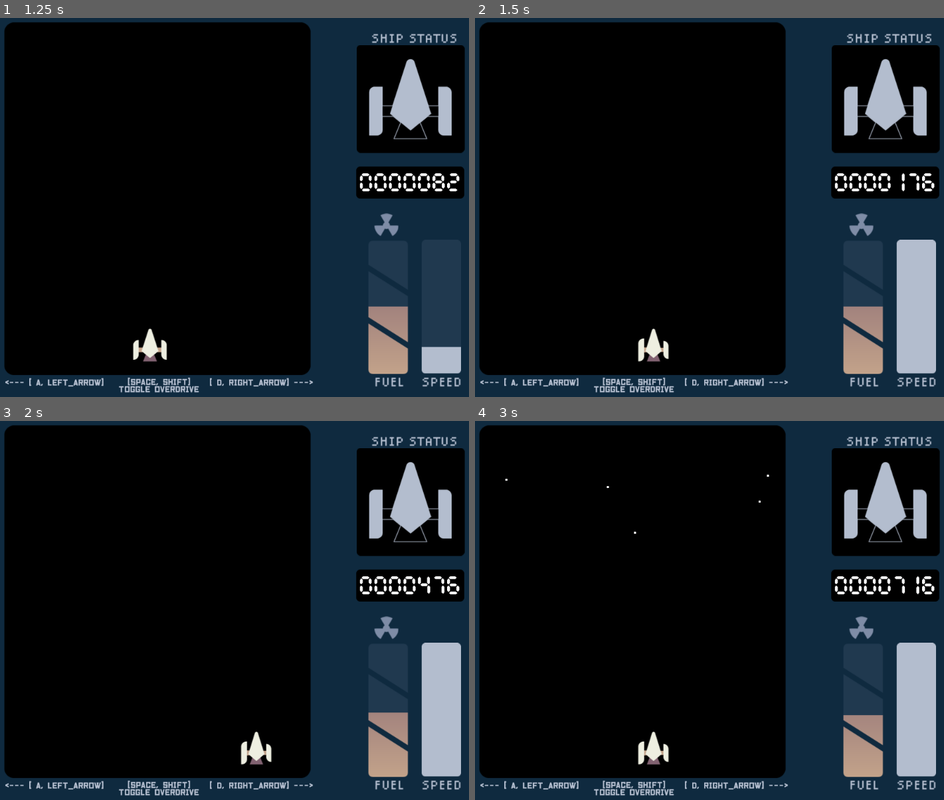
Above: before the commit, frames 1-4 (two rows, left to right).
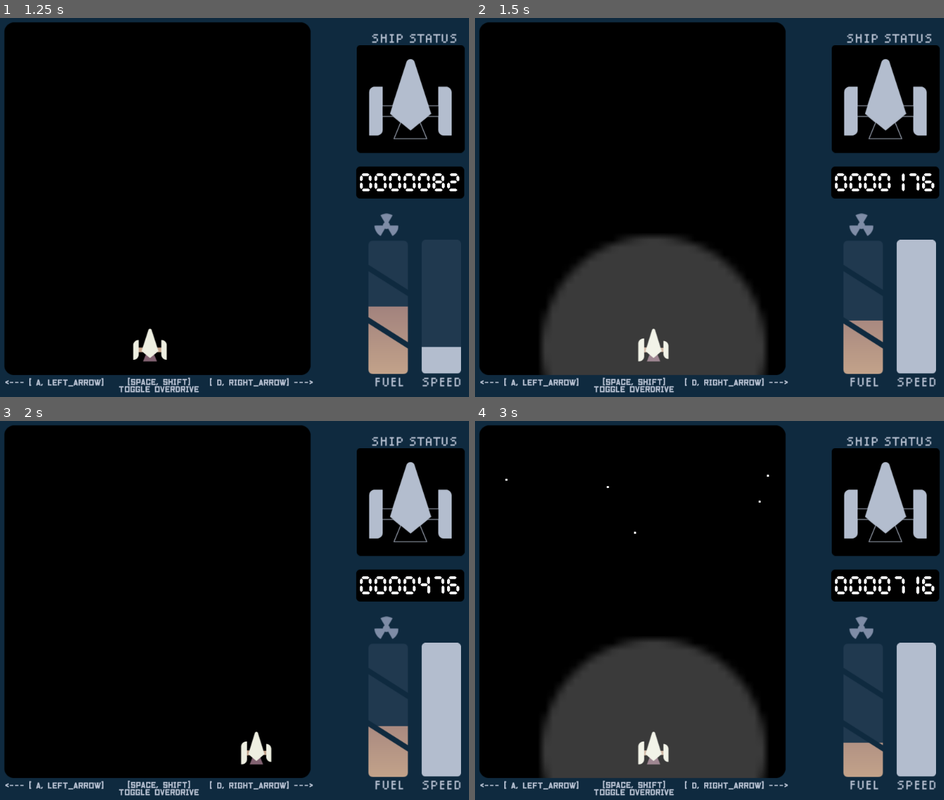
Above: after the commit, the same moments.

Repository: parkernalch/ld49-critical-mass
Game: Godot game, scene res://Main.tscn
Same seed, same stepped clock (60 frames per second), same inputs: the game is played once before the commit and once after it.
Inputs:
- Up to frame 1 (1.25 s): click "START" at 0.5 s
- Up to frame 2 (1.5 s): hold Right (ui_right) from 1.28 s (still down); tap Shift (ui_fire) at 1.35 s
- Up to frame 3 (2 s): keep holding Right (ui_right)
- Up to frame 4 (3 s): release Right (ui_right) at 2.03 s; hold Left (ui_left) 2.03-2.78 s; tap Shift (ui_fire) at 2.1, 2.85 s; hold Right (ui_right) from 2.78 s (still down)

Frame 1 is identical in both runs. In frame 2, 15% of the frame differs, in the area x 14-88%, y 57-95%; in frame 3, 0.3%; in frame 4, 15%.

Commit message:
audio tweaks and additional boost fx

Diff:
--- a/AudioManager.gd
+++ b/AudioManager.gd
@@ -7,6 +7,8 @@
 onready var start : AudioStreamPlayer = $Start
 onready var warning : AudioStreamPlayer = $Warning
 onready var in_game : AudioStreamPlayer = $GameMusic
+onready var boost_start : AudioStreamPlayer = $Boost
+onready var boost_end : AudioStreamPlayer = $BoostEnd
 
 var klaxxon_is_active : bool = false
 onready var klaxxon_timer : Timer = $KlaxxonTimer
@@ -16,6 +18,8 @@
 	Events.connect("ShipWasDestroyed", self, "play_sound", ['explosion'])
 	Events.connect("StartGame", self, "play_sound", ['start'])
 	Events.connect("PlayerFuelLevelChanged", self, "_on_player_fuelLevelChanged")
+	Events.connect("PlayerBoostStarted", self, "_on_player_boostStart")
+	Events.connect("PlayerBoostEnded", self, "_on_player_boostEnd")
 	klaxxon_timer.wait_time = 1.0
 	klaxxon_timer.connect('timeout', self, "play_sound", ['warning'])
 	pass
@@ -36,9 +40,28 @@
 			in_game.play()
 		'warning':
 			warning.play()
+		'boost_start':
+			boost_start.play()
+		'boost_end':
+			boost_end.play()
+
+func _on_player_boostStart():
+	play_sound('boost_start')
+	if in_game.playing:
+		in_game.pitch_scale = 1.2
+	pass
+
+func _on_player_boostEnd():
+	play_sound('boost_end')
+	if in_game.playing:
+		in_game.pitch_scale = 1.0
+	pass
 
 func _on_player_tookDamage(array):
 	play_sound('hit')
+	in_game.stop()
+	if array.count(true) > 0:
+		in_game.play()
 
 func _on_player_fuelLevelChanged(new_level):
 	if new_level > 80 and not klaxxon_is_active:
--- a/Game.tscn
+++ b/Game.tscn
@@ -46,6 +46,19 @@
 [node name="KillZone" parent="." instance=ExtResource( 4 )]
 position = Vector2( 4.41382, 451.114 )
 
+[node name="KillZone2" parent="." instance=ExtResource( 4 )]
+position = Vector2( 4.41382, -488.886 )
+
+[node name="KillZone3" parent="." instance=ExtResource( 4 )]
+position = Vector2( 386.414, 75.114 )
+rotation = 1.5708
+scale = Vector2( 2, 1 )
+
+[node name="KillZone4" parent="." instance=ExtResource( 4 )]
+position = Vector2( -387.586, 69.114 )
+rotation = 1.5708
+scale = Vector2( 2, 1 )
+
 [node name="left_bound" type="StaticBody2D" parent="."]
 position = Vector2( -281.157, 303.676 )
 collision_layer = 16
--- a/Global/Events.gd
+++ b/Global/Events.gd
@@ -4,6 +4,8 @@
 signal PlayerTookDamage(areas_are_healthy)
 signal PlayerPickedUpPower(power)
 signal PlayerMovementSpeedChanged(new_speed)
+signal PlayerBoostStarted()
+signal PlayerBoostEnded()
 signal ShipWasDestroyed()
 signal GameEndedPlayer(stats)
 signal GameEndedOdometer(value)
--- a/Main.tscn
+++ b/Main.tscn
@@ -19,6 +19,8 @@
 [ext_resource path="res://sounds/start.wav" type="AudioStream" id=17]
 [ext_resource path="res://AudioManager.gd" type="Script" id=18]
 [ext_resource path="res://sounds/in_game.wav" type="AudioStream" id=19]
+[ext_resource path="res://sounds/boost_end.wav" type="AudioStream" id=20]
+[ext_resource path="res://sounds/boost_start.wav" type="AudioStream" id=21]
 
 [sub_resource type="Environment" id=1]
 background_mode = 1
@@ -358,6 +360,12 @@
 [node name="Explosion" type="AudioStreamPlayer" parent="AudioManager"]
 stream = ExtResource( 15 )
 
+[node name="Boost" type="AudioStreamPlayer" parent="AudioManager"]
+stream = ExtResource( 21 )
+
+[node name="BoostEnd" type="AudioStreamPlayer" parent="AudioManager"]
+stream = ExtResource( 20 )
+
 [node name="Hit" type="AudioStreamPlayer" parent="AudioManager"]
 stream = ExtResource( 14 )
 
--- a/Obstacle.gd
+++ b/Obstacle.gd
@@ -2,16 +2,25 @@
 class_name Obstacle
 
 var angular_velocity : float = 0.0
+var repulse_vector : Vector2 = Vector2.ZERO
 
 func _ready():
 	rotation_degrees = rand_range(0, 180)
 	Events.connect("ShipWasDestroyed", self, "_on_ship_wasDestroyed")
+	add_to_group('obstacles')
 	pass
 
 func _physics_process(delta):
-	rotation_degrees += angular_velocity * delta
-	move_and_collide(Vector2.DOWN * Global.travel_speed)
+	if repulse_vector == Vector2.ZERO:
+		rotation_degrees += angular_velocity * delta
+		move_and_collide(Vector2.DOWN * Global.travel_speed)
+	else:
+		rotation_degrees += angular_velocity * delta * 5.0
+		move_and_collide(repulse_vector)
 
 func _on_ship_wasDestroyed():
 	set_physics_process(false)
 	Events.connect("StartGame", self, "queue_free")
+
+func repulse(direction, magnitude):
+	repulse_vector = direction * magnitude
--- a/Player.gd
+++ b/Player.gd
@@ -23,6 +23,7 @@
 onready var left_wing_particles : CPUParticles2D = $damaged_left_wing
 onready var body_particles : CPUParticles2D = $damaged_body
 onready var explosion_particles : CPUParticles2D = $explosion
+onready var repulse_particles : CPUParticles2D = $repulse
 
 func _ready():
 	spawn_location = transform.origin
@@ -95,15 +96,26 @@
 
 func boost_start():
 	fuel_timer.start()
+	fuel_level -= 10
+	Events.emit_signal("PlayerFuelLevelChanged", fuel_level)
+	Events.emit_signal("PlayerBoostStarted")
 	is_collecting = false
 	is_boosting = true
 	fuel_timer.wait_time = 1.0 / boost_speed
 	Events.emit_signal("PlayerMovementSpeedChanged", boost_speed)
 
+	repulse_particles.emitting = true
+	var obstacles = get_tree().get_nodes_in_group('obstacles')
+	for ob in obstacles:
+		var dist = (ob.transform.origin - transform.origin)
+		if dist.length_squared() < 100000:
+			ob.repulse(dist.normalized(), 50.0)
+
 func boost_end():
 	fuel_timer.stop()
 	is_collecting = true
 	is_boosting = false
+	Events.emit_signal("PlayerBoostEnded")
 	Events.emit_signal("PlayerMovementSpeedChanged", vertical_speed)
 
 func _on_fuelTimer_timeout():
--- a/Player.tscn
+++ b/Player.tscn
@@ -21,6 +21,12 @@
 [sub_resource type="Gradient" id=5]
 offsets = PoolRealArray( 0, 0.123134, 1 )
 colors = PoolColorArray( 0.955078, 0.636796, 0.0596924, 1, 0.490234, 0.490234, 0.490234, 1, 1, 1, 1, 1 )
+
+[sub_resource type="Curve" id=6]
+_data = [ Vector2( 0, 0 ), 0.0, 2.38826, 0, 0, Vector2( 0.989691, 1 ), 0.0375778, 0.0, 0, 0 ]
+
+[sub_resource type="Gradient" id=7]
+colors = PoolColorArray( 1, 1, 1, 1, 1, 1, 1, 0 )
 
 [node name="Player" type="KinematicBody2D"]
 script = ExtResource( 1 )
@@ -95,3 +101,18 @@
 scale_amount = 0.6
 scale_amount_curve = SubResource( 4 )
 color_ramp = SubResource( 5 )
+
+[node name="repulse" type="CPUParticles2D" parent="."]
+position = Vector2( 0.145782, 6.24334 )
+emitting = false
+amount = 1
+lifetime = 0.13
+one_shot = true
+explosiveness = 1.0
+randomness = 1.0
+texture = ExtResource( 3 )
+direction = Vector2( 0, 0 )
+gravity = Vector2( 0, 0 )
+scale_amount = 15.0
+scale_amount_curve = SubResource( 6 )
+color_ramp = SubResource( 7 )
Not shown: 1 places in Main.tscn that only renumber resources
Not shown: 1 places in Player.tscn that only renumber resources
Not shown, added: sounds/boost_end.wav.import
Not shown, added: sounds/boost_start.wav.import
Not shown, added: build/criticalMass_1.2.zip
Not shown, changed: build/index.html
Not shown, changed: build/index.pck
Not shown, added: sounds/boost_end.wav
Not shown, added: sounds/boost_start.wav
